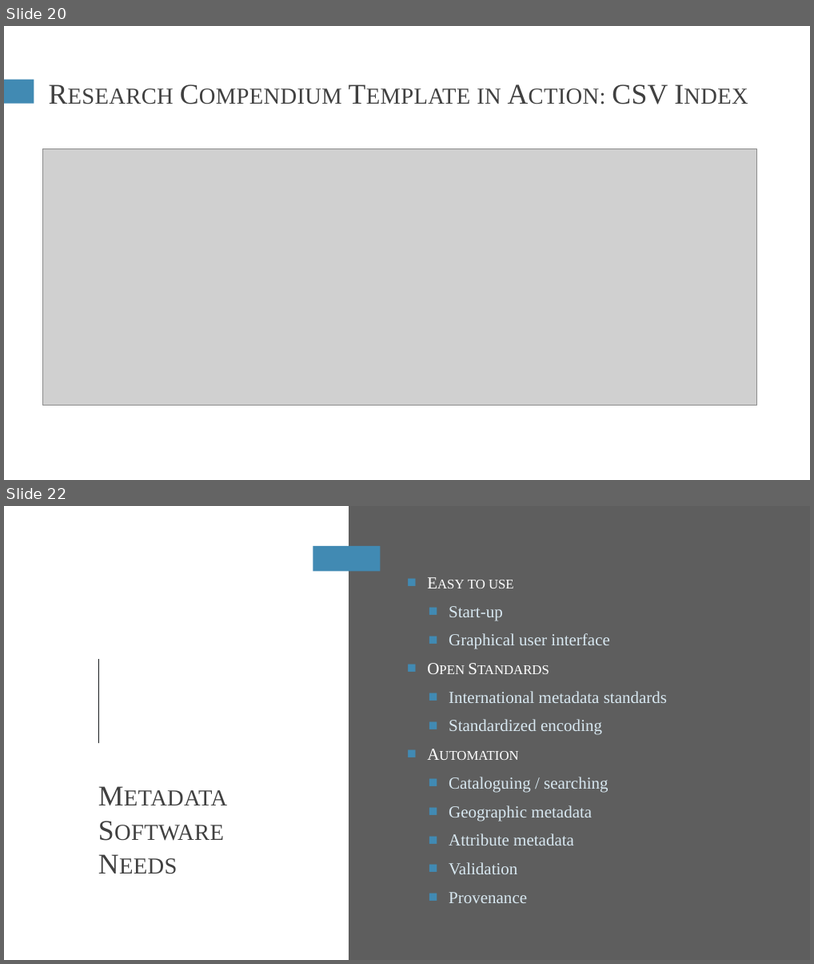
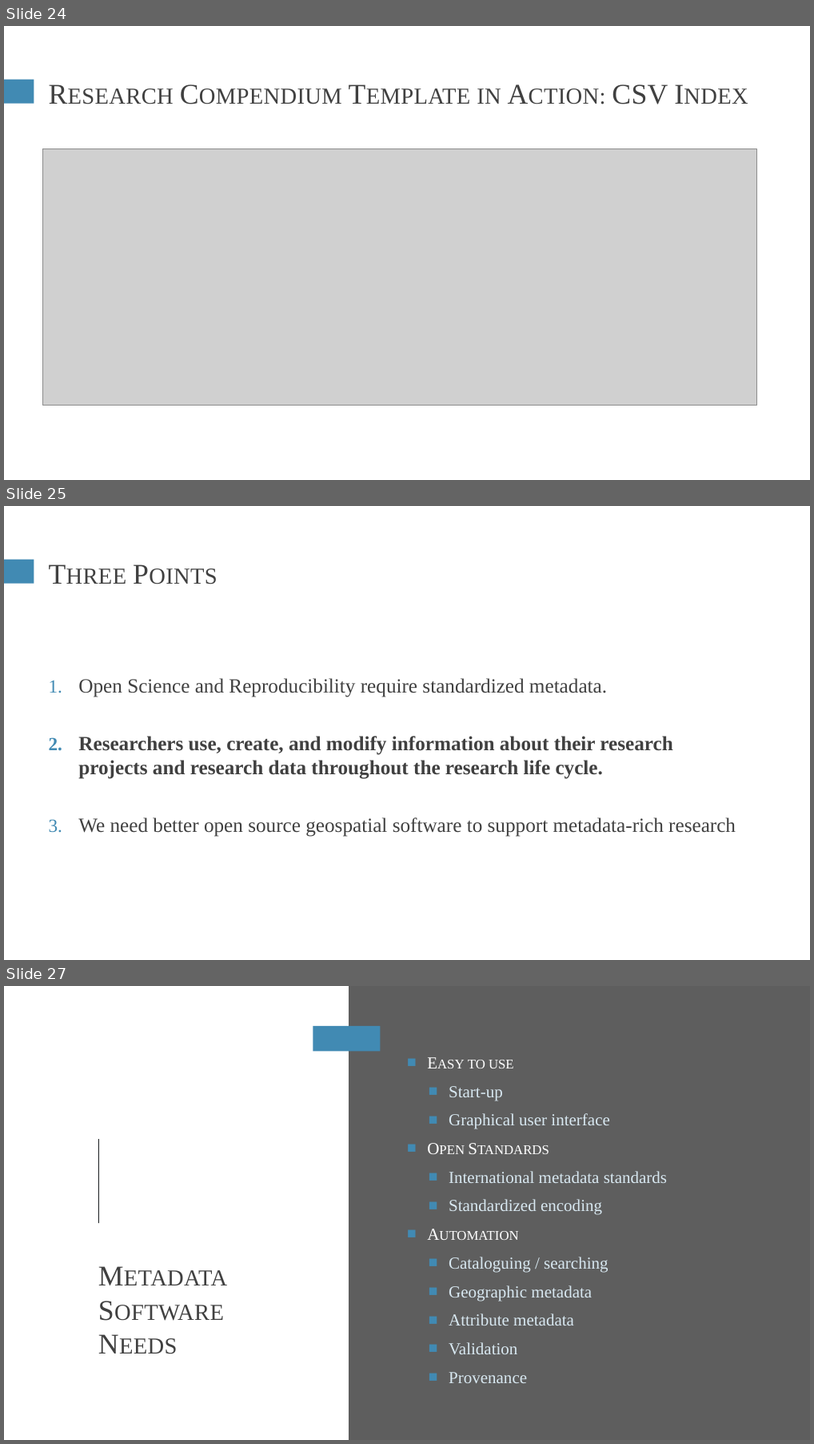
Before and after one commit to HEGSRR/CP-foss4g-2022-metadata, a slide deck: slides/Holler-FOSS4G-2022.pptx. Shown one above the other, each under a label of ours: slides 20 and 22 before the commit, slides 24, 25 and 27 after it; the slides between them are not shown. The pictures are 814x964 and 814x1444 pixels, drawn with LibreOffice and Linux fonts; fonts in the diff are those of the drawing; grey boxes stand for pictures. Boxes give left, top, right and bottom in pixels: in the first picture for what was removed or moved away, otherwise in the second. Text is boxed around its words. In the diff, an @@ line names an element or a change of style, - is before the commit and + after.

```diff
--- a/slides/Holler-FOSS4G-2022.pptx
+++ b/slides/Holler-FOSS4G-2022.pptx
@@ slide 25 added at [4,506,810,960], background #FFFFFF; not listed: 1 template element that a slide beside it also shows @@
@@ title added at [42,552,772,601], 34 pt, text #404040, small capitals @@
+Three Points
@@ text added at [78,678,736,836], 24 pt, text #404040 @@
+1. Open Science and Reproducibility require standardized metadata.
+2. Researchers use, create, and modify information about their research projects and research data throughout the research life cycle.
+3. We need better open source geospatial software to support metadata-rich research
@@ what was slide 20 is now slide 24 @@
@@ what was slide 22 is now slide 27 @@
```
Also in this commit, not shown: 5 slides changed, 4 other slides added, 2 other files.
